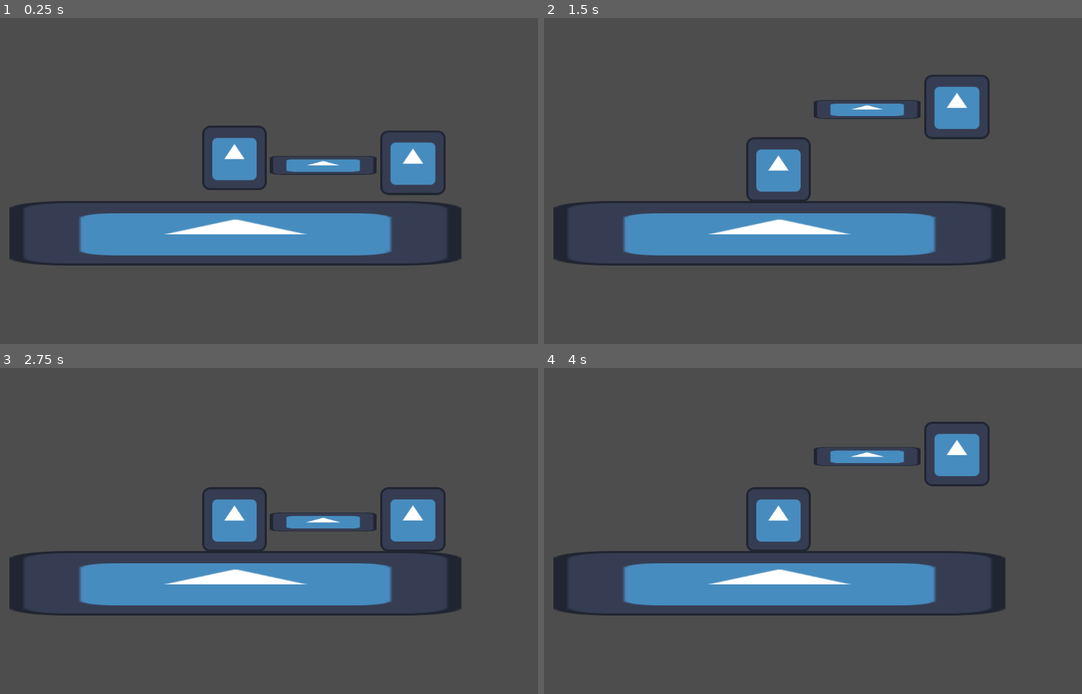
Above: before the commit, frames 1-4 (two rows, left to right).
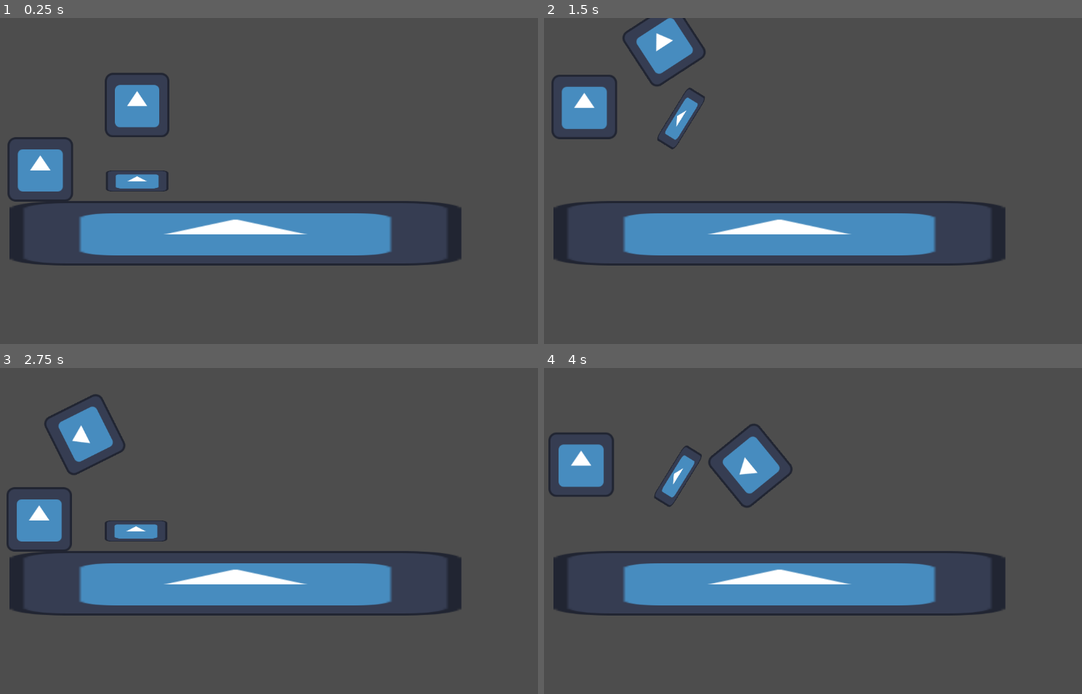
Above: after the commit, the same moments.

Repository: 24227bhs/Cake-on-Mail
Game: Godot game, scene res://Scenes/physics_prototype_2.tscn
Two runs of this game, one before a commit and one after it. Both use one fixed random seed, a clock stepped at 60 frames per second and the inputs below. The engine's default icon, where the game draws it, is replaced by a stand-in: a white triangle on a blue panel in a dark square.
Inputs:
- Up to frame 1 (0.25 s): no input
- Up to frame 2 (1.5 s): tap Enter (ui_accept) at 0.5, 0.77 s; hold D (slant right, bound only after the commit) from 0.53 s (still down)
- Up to frame 3 (2.75 s): tap Enter (ui_accept) at 1.52 s; release D (slant right, bound only after the commit) at 2.03 s; hold A (slant left, bound only after the commit) from 2.03 s (still down)
- Up to frame 4 (4 s): release A (slant left, bound only after the commit) at 2.78 s; hold D (slant right, bound only after the commit) from 2.78 s (still down); tap Enter (ui_accept) at 3.02, 3.77 s

The runs differ from the first frame. In frame 1, 6.8% of the frame differs, in the area x 1-83%, y 16-57%; in frame 2, 6.7%; in frame 3, 6.7%; in frame 4, 6.7%.

Commit message:
worked on physics
added slants and changed some values and such

Diff:
--- a/Scenes/character_body_2d.gd
+++ b/Scenes/character_body_2d.gd
@@ -3,7 +3,7 @@
 
 const SPEED = 300.0
 const JUMP_VELOCITY = -600.0
-
+var push_force = 80.0
 
 func _physics_process(delta: float) -> void:
 	# Add the gravity.
@@ -23,3 +23,8 @@
 		velocity.x = move_toward(velocity.x, 0, SPEED)
 
 	move_and_slide()
+
+	for i in get_slide_collision_count():
+		var c = get_slide_collision(i)
+		if c.get_collider() is RigidBody2D:
+			c.get_collider().apply_central_impulse(-c.get_normal() * push_force)
--- a/Scenes/physics_prototype_2.tscn
+++ b/Scenes/physics_prototype_2.tscn
@@ -2,6 +2,7 @@
 
 [ext_resource type="Texture2D" uid="uid://bxxj207hfr5er" path="res://icon.svg" id="1_2fi3q"]
 [ext_resource type="Script" uid="uid://bf5eydlppewhk" path="res://Scenes/character_body_2d.gd" id="1_osoa5"]
+[ext_resource type="Script" uid="uid://c1d3vm1015c6l" path="res://Scenes/slants.gd" id="3_a11hf"]
 
 [sub_resource type="RectangleShape2D" id="RectangleShape2D_osoa5"]
 size = Vector2(131, 128)
@@ -11,6 +12,7 @@
 
 [sub_resource type="PhysicsMaterial" id="PhysicsMaterial_osoa5"]
 rough = true
+bounce = 1.0
 
 [sub_resource type="RectangleShape2D" id="RectangleShape2D_a11hf"]
 size = Vector2(130, 128)
@@ -18,9 +20,10 @@
 [node name="physics prototype2" type="Node2D" unique_id=1996408106]
 
 [node name="CharacterBody2D" type="CharacterBody2D" parent="." unique_id=1479525655]
-position = Vector2(904, 259)
+position = Vector2(165, 283)
 collision_layer = 2
-collision_mask = 3
+collision_mask = 7
+platform_on_leave = 2
 script = ExtResource("1_osoa5")
 
 [node name="Sprite2D" type="Sprite2D" parent="CharacterBody2D" unique_id=1472448589]
@@ -32,9 +35,10 @@
 shape = SubResource("RectangleShape2D_osoa5")
 
 [node name="StaticBody2D2" type="StaticBody2D" parent="CharacterBody2D" unique_id=1979959550]
-position = Vector2(-178, 4.999996)
-scale = Vector2(-1.6574755, 0.29588345)
+position = Vector2(192, 22.999996)
+scale = Vector2(-0.9646161, 0.33326992)
 collision_mask = 7
+script = ExtResource("3_a11hf")
 
 [node name="Sprite2D" type="Sprite2D" parent="CharacterBody2D/StaticBody2D2" unique_id=1916132009]
 texture = ExtResource("1_2fi3q")
@@ -54,10 +58,12 @@
 shape = SubResource("RectangleShape2D_2fi3q")
 
 [node name="RigidBody2D" type="RigidBody2D" parent="." unique_id=2058453743]
-position = Vector2(550, 250)
+position = Vector2(357, 159)
 collision_layer = 4
 collision_mask = 7
+mass = 0.5
 physics_material_override = SubResource("PhysicsMaterial_osoa5")
+gravity_scale = 0.5
 
 [node name="Sprite2D" type="Sprite2D" parent="RigidBody2D" unique_id=611861481]
 texture = ExtResource("1_2fi3q")
--- /dev/null
+++ b/Scenes/slants.gd
@@ -0,0 +1,8 @@
+extends StaticBody2D
+
+# Called every frame. 'delta' is the elapsed time since the previous frame.
+func _process(delta: float) -> void:
+	if Input.is_action_just_pressed("slant left"):
+		rotate(45)
+	if Input.is_action_just_pressed("slant right"):
+		rotate(-45)
--- a/project.godot
+++ b/project.godot
@@ -15,6 +15,19 @@
 config/features=PackedStringArray("4.6", "GL Compatibility")
 config/icon="res://icon.svg"
 
+[input]
+
+"slant left"={
+"deadzone": 0.2,
+"events": [Object(InputEventKey,"resource_local_to_scene":false,"resource_name":"","device":-1,"window_id":0,"alt_pressed":false,"shift_pressed":false,"ctrl_pressed":false,"meta_pressed":false,"pressed":false,"keycode":0,"physical_keycode":65,"key_label":0,"unicode":97,"location":0,"echo":false,"script":null)
+]
+}
+"slant right"={
+"deadzone": 0.2,
+"events": [Object(InputEventKey,"resource_local_to_scene":false,"resource_name":"","device":-1,"window_id":0,"alt_pressed":false,"shift_pressed":false,"ctrl_pressed":false,"meta_pressed":false,"pressed":false,"keycode":0,"physical_keycode":68,"key_label":0,"unicode":100,"location":0,"echo":false,"script":null)
+]
+}
+
 [layer_names]
 
 2d_physics/layer_1="world"
Not shown, added: Scenes/slants.gd.uid
